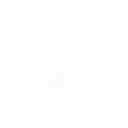
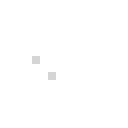
Comparing the layer stacks of the two 128 x 128 images. Changes:
showed group "details_2 #1" (2 layers) over [32,56,64,88]
painted on "details_2" over [32,56,64,80]
hid group "details #1" (2 layers) over [32,56,64,88]
removed layer "details" from group "details #1" over [48,72,64,88]
